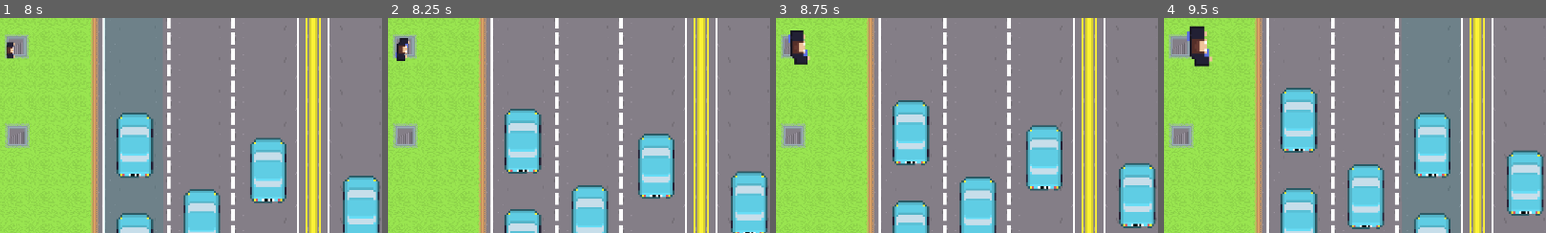
Above: before the commit, frames 1-4 (left to right).
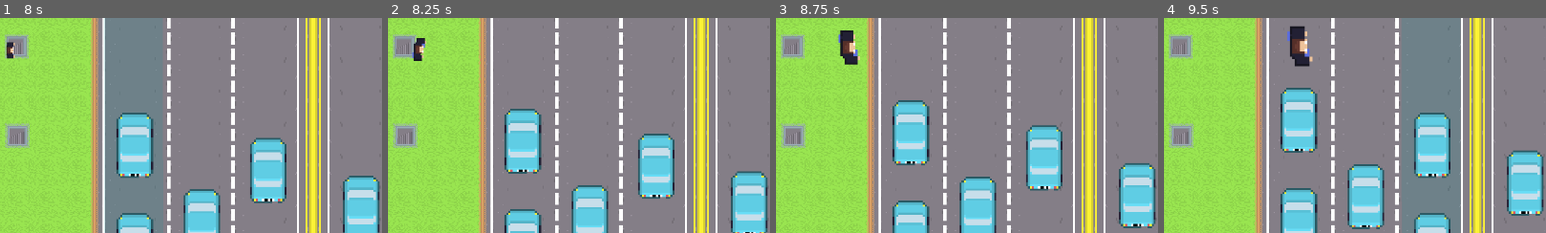
Above: after the commit, the same moments.

Repository: lewis785/gmtk-game-jam-2023
Game: Godot game, scene res://scenes/world.tscn
The game is run twice, just before and just after one commit, with the same random seed, the same clock (stepped at 60 frames per second) and the same inputs. Sound files missing from this copy of the repository are replaced by a short silence.
Inputs (mouse positions are % of the whole screen's width and height, from its top left):
- Up to frame 1 (8 s): tap Enter at 0.5 s; move the mouse to (72, 45) at 0.52 s; click (72, 45) at 0.67 s; move the mouse to (30, 55) at 1.27 s; click (30, 55) at 1.42 s; move the mouse to (60, 28) at 2.02 s; click (60, 28) at 2.17 s; move the mouse to (45, 70) at 2.77 s; click (45, 70) at 2.92 s; move the mouse to (80, 65) at 3.52 s; click (80, 65) at 3.67 s; move the mouse to (20, 35) at 4.27 s; click (20, 35) at 4.42 s; move the mouse to (55, 50) at 5.02 s; click (55, 50) at 5.17 s; move the mouse to (35, 25) at 5.77 s; click (35, 25) at 5.92 s; move the mouse to (72, 45) at 6.52 s; click (72, 45) at 6.67 s; move the mouse to (30, 55) at 7.27 s; click (30, 55) at 7.42 s
- Up to frame 2 (8.25 s): move the mouse to (60, 28) at 8.02 s; click (60, 28) at 8.17 s
- Up to frame 3 (8.75 s): no input
- Up to frame 4 (9.5 s): move the mouse to (45, 70) at 8.77 s; click (45, 70) at 8.92 s
The pictures show only the part of the screen within x 9-59%, y 47-97%; the shares and areas given below are measured in that part.

Frame 1 is identical in both runs. In frame 2, 0.6% of the frame differs, in the area x 2-10%, y 9-20%; in frame 3, 1.3%; in frame 4, 1.8%, in the area x 6-39%, y 3-23%.

Commit message:
ADD Person crossing scoring

Diff:
--- a/scenes/person/Person.gd
+++ b/scenes/person/Person.gd
@@ -3,18 +3,36 @@
 @export var score_comp: ScoreComponent
 @export var move_comp: MovementComponent
 @export var collision_audio: AudioStreamPlayer2D
-@export var collision_score = 0
 
-var is_alive: bool = true
+@export var collision_score = 0 # Score gained for getting hit by vehicle
+@export var end_score = 0 # Score gained for reaching end
+
+var is_done: bool = false
+
+func _on_collision_component_body_entered(body):
+	print(body)
+	if is_done:
+		return
+	if body.is_in_group("Vehicle"):
+		vehicle_collision()
+
+func vehicle_collision():
+	is_done = true
+	score_comp.add_score(collision_score)
+	move_comp.stop()
+	collision_audio.play()
+	await collision_audio.finished
+	self.get_parent().queue_free()
+
+func end_collision():
+	is_done = true
+	score_comp.add_score(end_score)
+	move_comp.stop()
 
 
-func _on_collision_component_body_entered(body):
-	if !is_alive:
+func _on_collision_component_area_entered(area):
+	print(area)
+	if is_done:
 		return
-	if body.is_in_group("Vehicle"):
-		is_alive = false
-		score_comp.add_score(collision_score)
-		move_comp.stop()
-		collision_audio.play()
-		await collision_audio.finished
-		self.get_parent().queue_free()
+	if area.is_in_group("End"):
+		end_collision()
--- a/scenes/person/Person.tscn
+++ b/scenes/person/Person.tscn
@@ -68,7 +68,10 @@
 size = Vector2(8, 16)
 
 [node name="Person" type="CharacterBody2D" node_paths=PackedStringArray("animation") groups=["Person"]]
+collision_layer = 2
+collision_mask = 2
 script = ExtResource("1_ntk0a")
+speed = 5000.0
 direction = "RIGHT"
 animation = NodePath("AnimationPlayer")
 
@@ -90,6 +93,8 @@
 }
 
 [node name="CollisionComponent" parent="." instance=ExtResource("2_u36dg")]
+collision_layer = 3
+collision_mask = 3
 
 [node name="Hitbox" type="CollisionShape2D" parent="CollisionComponent"]
 shape = SubResource("RectangleShape2D_blmbn")
@@ -102,12 +107,12 @@
 
 [node name="PersonCollision" type="CollisionShape2D" parent="." node_paths=PackedStringArray("score_comp", "move_comp", "collision_audio")]
 shape = SubResource("RectangleShape2D_yo7xa")
-disabled = true
 script = ExtResource("4_2vfgt")
 score_comp = NodePath("../ScoreComponent")
 move_comp = NodePath("..")
 collision_audio = NodePath("../CollisionAudioPlayer")
 collision_score = -50
+end_score = 100
 
 [node name="ScoreComponent" parent="." instance=ExtResource("5_sfrei")]
 
@@ -115,4 +120,5 @@
 stream = ExtResource("6_tll5x")
 volume_db = -2.81
 
+[connection signal="area_entered" from="CollisionComponent" to="PersonCollision" method="_on_collision_component_area_entered"]
 [connection signal="body_entered" from="CollisionComponent" to="PersonCollision" method="_on_collision_component_body_entered"]
--- /dev/null
+++ b/scenes/person/PersonGoal.tscn
@@ -0,0 +1,15 @@
+[gd_scene load_steps=2 format=3 uid="uid://blenksggu41hk"]
+
+[sub_resource type="RectangleShape2D" id="RectangleShape2D_h4vm5"]
+size = Vector2(65, 59)
+
+[node name="#PersonGoal" type="Area2D" groups=["End"]]
+collision_layer = 2
+collision_mask = 2
+
+[node name="CollisionShape2D" type="CollisionShape2D" parent="."]
+shape = SubResource("RectangleShape2D_h4vm5")
+debug_color = Color(0.882353, 0.188235, 0.690196, 0.419608)
+
+[connection signal="area_entered" from="." to="." method="_on_area_entered"]
+[connection signal="body_entered" from="." to="." method="_on_body_entered"]
--- a/scenes/world.tscn
+++ b/scenes/world.tscn
@@ -1,10 +1,11 @@
-[gd_scene load_steps=6 format=3 uid="uid://bh2yrjwygsc4w"]
+[gd_scene load_steps=7 format=3 uid="uid://bh2yrjwygsc4w"]
 
 [ext_resource type="PackedScene" uid="uid://brkxobf712sou" path="res://scenes/background/Background.tscn" id="1_eurn6"]
 [ext_resource type="PackedScene" uid="uid://o85i321qi44w" path="res://scenes/truck/TruckSpawner.tscn" id="2_lekw4"]
 [ext_resource type="PackedScene" uid="uid://rd3gjhuaqh1t" path="res://scenes/truck/Truck.tscn" id="3_c5fii"]
 [ext_resource type="PackedScene" uid="uid://cw7man4mu6dk0" path="res://scenes/person/CrosserSpawn.tscn" id="4_45hq4"]
 [ext_resource type="PackedScene" uid="uid://b8h0hqd3s77vk" path="res://scenes/components/ScoreMainComponent.tscn" id="4_82jhe"]
+[ext_resource type="PackedScene" uid="uid://blenksggu41hk" path="res://scenes/person/PersonGoal.tscn" id="6_8lhgg"]
 
 [node name="World" type="Node2D"]
 
@@ -58,3 +59,9 @@
 
 [node name="CrosserSpawn4" parent="." instance=ExtResource("4_45hq4")]
 position = Vector2(88, 329)
+
+[node name="Node" type="Node" parent="."]
+
+[node name="PersonGoal" parent="Node" instance=ExtResource("6_8lhgg")]
+position = Vector2(706, 230)
+scale = Vector2(2, 10)
